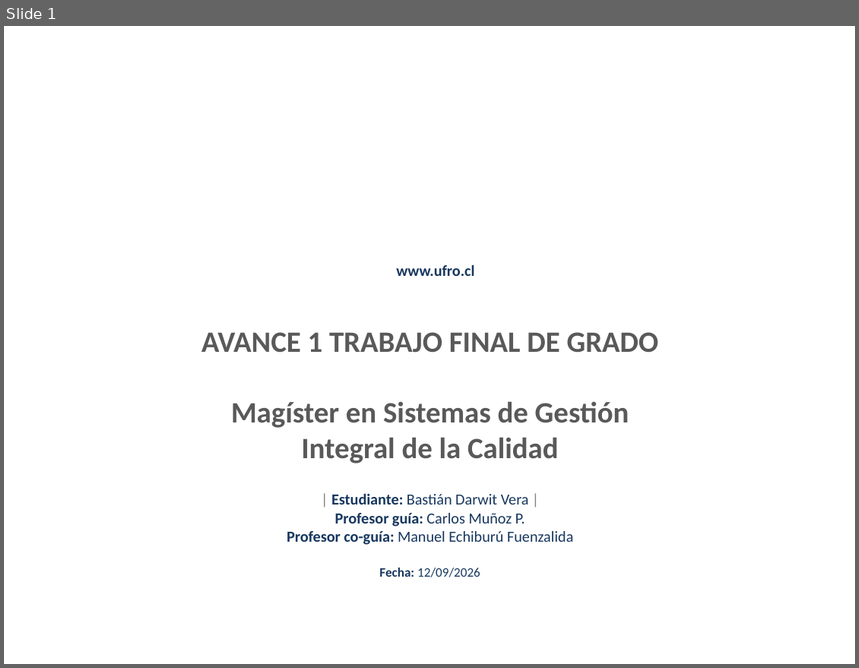
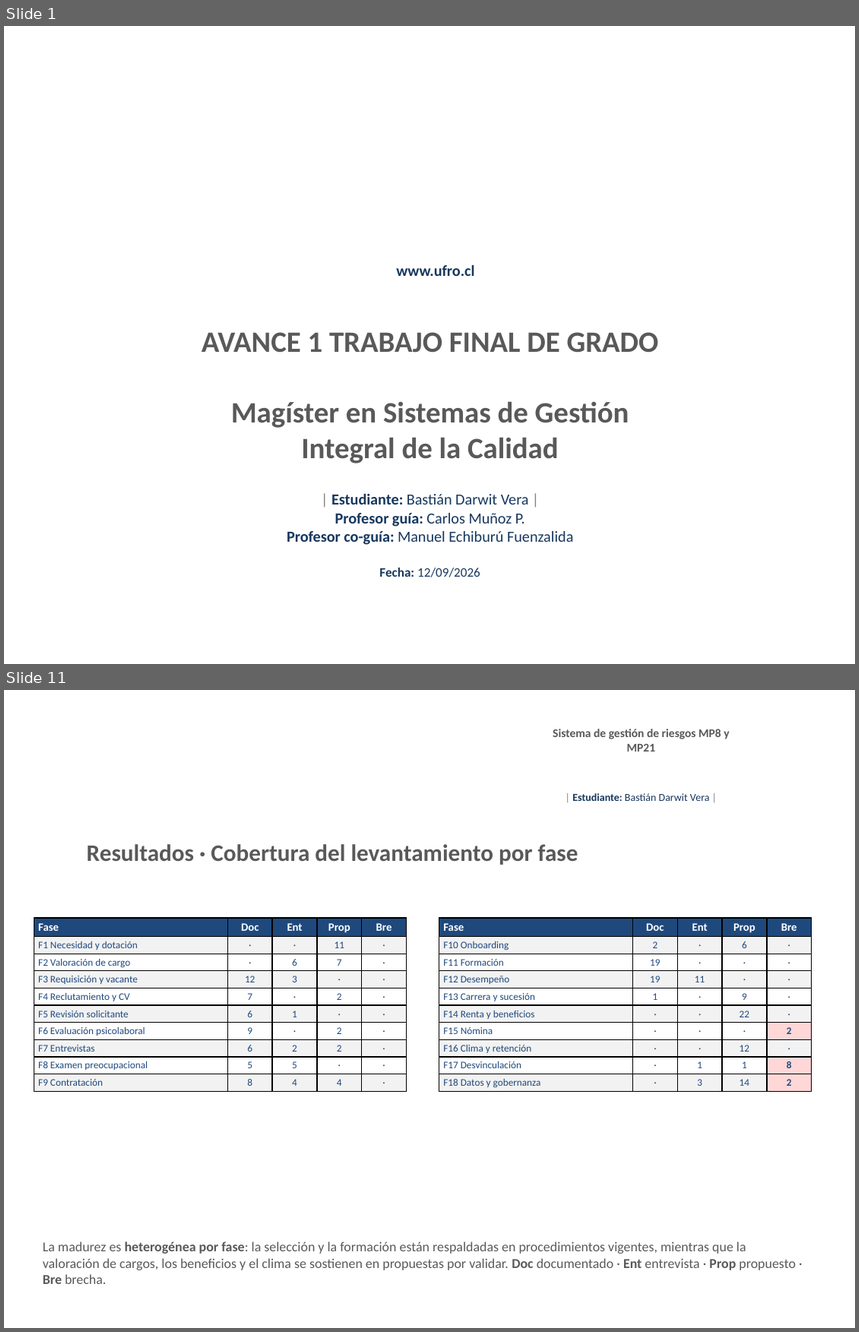
Before and after one commit to BastianDarwit/AFE, a slide deck: Avance_1_TFG_Bastian_Darwit_v1.pptx. Shown one above the other, each under a label of ours: slide 1 before the commit, slides 1 and 11 after it; the slides between them are not shown. The pictures are 859x668 and 859x1332 pixels, drawn with LibreOffice and Linux fonts; fonts in the diff are those of the drawing; background and template pictures are left out. Boxes give left, top, right and bottom in pixels: in the first picture for what was removed or moved away, otherwise in the second. Text is boxed around its words. In the diff, an @@ line names an element or a change of style, - is before the commit and + after.

Commit message:
Ampliar la presentacion del Avance 1 a 15 laminas con notas del orador
La version anterior, de 9 laminas, quedaba por debajo de los 8 minutos
requeridos y concentraba el peso en la metodologia. Se reequilibra dando
cinco laminas a los resultados y se agrega la exposicion de los cambios.

Laminas agregadas:
- Cambios respecto del anteproyecto, con el ambito, que cambio y por que,
  y la declaracion explicita de que no cambian el objetivo general, los
  objetivos especificos, los indicadores ni los entregables.
- El flujo unico de informacion de MP8: cadena SIPOC de 5 proveedores a 6
  clientes, 18 fases, arranque en la necesidad estrategica de dotacion y
  composicion por procedencia.
- Cobertura del levantamiento por fase, con las 18 fases y las dos que
  concentran brechas destacadas.
- Brechas declaradas, agrupadas por fase, con sus codigos APQC y el rol
  con quien se cierran.
- Hallazgos del contraste entre fuentes y estado de los indicadores.
- Proximos pasos, con actividades y semanas comprometidas.
- Cierre.

Otros cambios:
- La lamina del titulo incorpora el tema y el caso, sin justificarlos.
- La metodologia se expone sin fundamentacion, por haber sido aprobada en
  el anteproyecto.
- Se agregan notas del orador en las 15 laminas, con tiempo sugerido,
  tiempo acumulado, guion breve y preguntas probables de la comision.
  Duracion estimada total: 10 minutos y 50 segundos.

```diff
--- a/Avance_1_TFG_Bastian_Darwit_v1.pptx
+++ b/Avance_1_TFG_Bastian_Darwit_v1.pptx
@@ slide 11 added at (4,690,855,1328), background picture (left out) @@
@@ text added at (553,729,729,752), 10 pt, text #595959, bold @@
+Sistema de gestión de riesgos MP8 y MP21
@@ text added at (572,793,710,801), 9 pt, text #17375E @@
+| Estudiante: Bastián Darwit Vera |
@@ text added at (87,844,579,865), 20 pt, text #595959, bold @@
+Resultados · Cobertura del levantamiento por fase
@@ table added at (34,918,404,1225), 10 rows, 5 columns @@
+Fase | Doc | Ent | Prop | Bre
+F1 Necesidad y dotación | · | · | 11 | ·
+F2 Valoración de cargo | · | 6 | 7 | ·
+F3 Requisición y vacante | 12 | 3 | · | ·
+F4 Reclutamiento y CV | 7 | · | 2 | ·
+F5 Revisión solicitante | 6 | 1 | · | ·
+F6 Evaluación psicolaboral | 9 | · | 2 | ·
+F7 Entrevistas | 6 | 2 | 2 | ·
+F8 Examen preocupacional | 5 | 5 | · | ·
+F9 Contratación | 8 | 4 | 4 | ·
@@ table added at (439,918,810,1225), 10 rows, 5 columns @@
+Fase | Doc | Ent | Prop | Bre
+F10 Onboarding | 2 | · | 6 | ·
+F11 Formación | 19 | · | · | ·
+F12 Desempeño | 19 | 11 | · | ·
+F13 Carrera y sucesión | 1 | · | 9 | ·
+F14 Renta y beneficios | · | · | 22 | ·
+F15 Nómina | · | · | · | 2
+F16 Clima y retención | · | · | 12 | ·
+F17 Desvinculación | · | 1 | 1 | 8
+F18 Datos y gobernanza | · | 3 | 14 | 2
@@ text added at (43,1242,796,1284), 11.5 pt, text #595959 @@
+La madurez es heterogénea por fase: la selección y la formación están respaldadas en procedimientos vigentes, mientras que la valoración de cargos, los beneficios y el clima se sostienen en propuestas por validar. Doc documentado · Ent entrevista · Prop propuesto · Bre brecha.
@@ text added at (648,1297,744,1323), 13 pt, text #FFFFFF, bold @@
+www.ufro.cl
```
Also in this commit, not shown: 8 slides changed, 5 other slides added.
